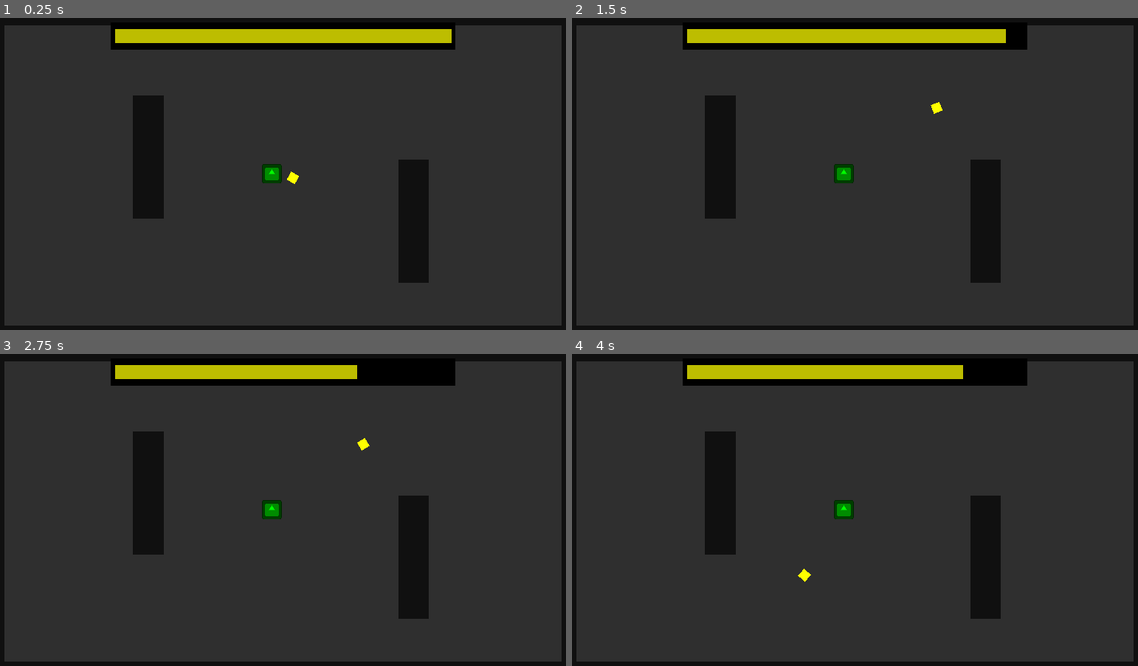
Above: before the commit, frames 1-4 (two rows, left to right).
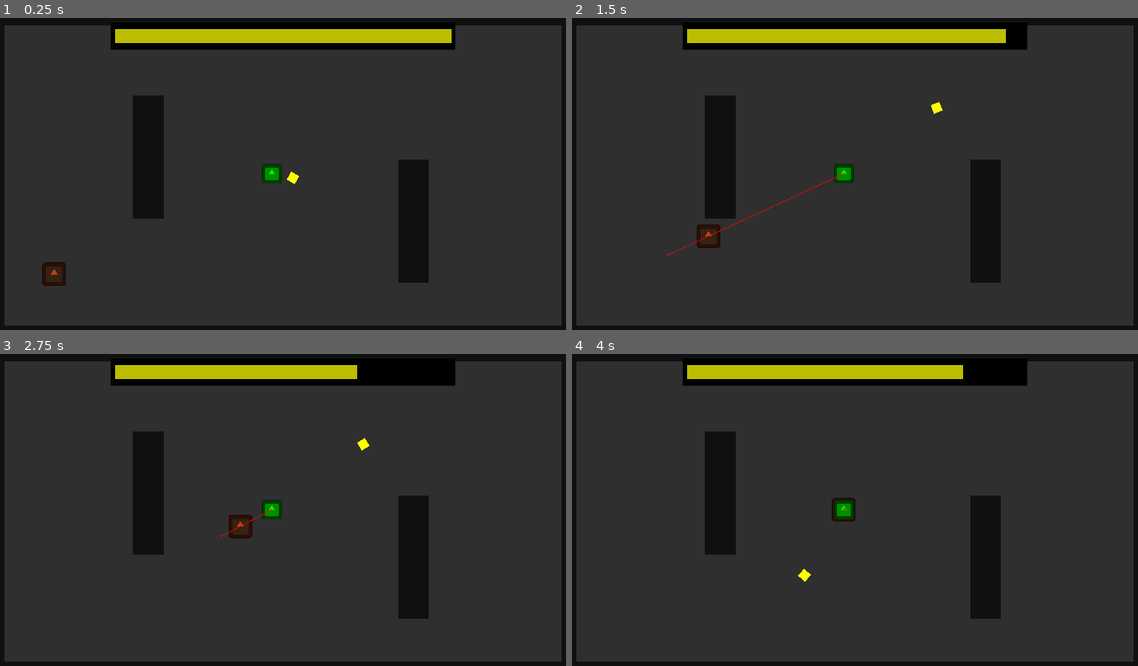
Above: after the commit, the same moments.

Repository: DeepRestGames/pirate-software-game-jam-16
Game: Godot game, scene res://Scenes/MainScene.tscn
The game is run twice, just before and just after one commit, with the same random seed, the same clock (stepped at 60 frames per second) and the same inputs. The engine's default icon, where the game draws it, is replaced by a stand-in: a white triangle on a blue panel in a dark square.
Inputs (mouse positions are in pixels of both pictures, inside the frame that each line leads up to):
- Up to frame 1 (0.25 s): no input
- Up to frame 2 (1.5 s): tap Enter at 0.5 s; move the mouse to (985, 158) at 0.52 s; hold Space (throw_boomerang) 0.53-1.28 s; move the mouse to (736, 192) at 1.27 s; tap Space (throw_boomerang) at 1.35 s
- Up to frame 3 (2.75 s): move the mouse to (339, 438) at 2.02 s; hold Space (throw_boomerang) from 2.03 s (still down)
- Up to frame 4 (4 s): move the mouse to (826, 578) at 2.77 s; release Space (throw_boomerang) at 2.78 s; tap Space (throw_boomerang) at 2.85 s; move the mouse to (1030, 563) at 3.52 s; hold Space (throw_boomerang) from 3.53 s (still down)

The runs differ from the first frame. In frame 1, 0.3% of the frame differs, in the area x 7-12%, y 78-86%; in frame 2, 0.4%, in the area x 16-49%, y 49-77%; in frame 3, 0.3%; in frame 4, 0.1%.

Commit message:
Added basic enemy that follow player

Diff:
--- /dev/null
+++ b/Scenes/EnemyBase.tscn
@@ -0,0 +1,34 @@
+[gd_scene load_steps=4 format=3 uid="uid://1jxgf3akb6ir"]
+
+[ext_resource type="Texture2D" uid="uid://vrfkmlq6h0im" path="res://icon.svg" id="1_4y8ww"]
+[ext_resource type="Script" path="res://Scripts/EnemyBase.gd" id="1_5dndt"]
+
+[sub_resource type="CircleShape2D" id="CircleShape2D_w56bn"]
+radius = 35.0
+
+[node name="EnemyBase" type="CharacterBody2D"]
+collision_layer = 4
+collision_mask = 10
+motion_mode = 1
+wall_min_slide_angle = 0.0
+script = ExtResource("1_5dndt")
+
+[node name="Sprite2D" type="Sprite2D" parent="."]
+modulate = Color(0.764706, 0.243137, 0.0941176, 1)
+scale = Vector2(0.6, 0.6)
+texture = ExtResource("1_4y8ww")
+
+[node name="CollisionShape2D" type="CollisionShape2D" parent="."]
+shape = SubResource("CircleShape2D_w56bn")
+
+[node name="NavigationAgent2D" type="NavigationAgent2D" parent="."]
+debug_enabled = true
+debug_use_custom = true
+debug_path_custom_color = Color(1, 0, 0, 1)
+debug_path_custom_line_width = 2.0
+
+[node name="PathCalculationTimer" type="Timer" parent="."]
+wait_time = 0.5
+autostart = true
+
+[connection signal="timeout" from="PathCalculationTimer" to="." method="_on_path_calculation_timer_timeout"]
--- a/Scenes/MainScene.tscn
+++ b/Scenes/MainScene.tscn
@@ -4,6 +4,7 @@
 [ext_resource type="PackedScene" uid="uid://blwtacw6rbdye" path="res://Scenes/MainCharacter.tscn" id="3_6x4vx"]
 [ext_resource type="PackedScene" uid="uid://dwmnwwfbcm0xb" path="res://Scenes/UI.tscn" id="3_cbco8"]
 [ext_resource type="PackedScene" uid="uid://b5p4evkgrownv" path="res://Scenes/Boomerang.tscn" id="4_xbjpj"]
+[ext_resource type="PackedScene" uid="uid://1jxgf3akb6ir" path="res://Scenes/EnemyBase.tscn" id="5_l3pjq"]
 
 [sub_resource type="NavigationPolygon" id="NavigationPolygon_41o6l"]
 vertices = PackedVector2Array(1061, 682, 1472, 801.992, -320, 801.992, 941, 682, 199, 473, 941, 262, 79, 473, -320, -154.992, 79, 53, 1472, -154.992, 199, 53, 1061, 262)
@@ -113,6 +114,11 @@
 modulate = Color(0.0648403, 0.0648403, 0.0648403, 1)
 mesh = SubResource("QuadMesh_sps2i")
 
+[node name="EnemySpawner" type="Node2D" parent="."]
+
+[node name="EnemyBase" parent="EnemySpawner" instance=ExtResource("5_l3pjq")]
+position = Vector2(-167, 644)
+
 [node name="Camera2D" type="Camera2D" parent="."]
 position = Vector2(576, 324)
 zoom = Vector2(0.6, 0.6)
--- /dev/null
+++ b/Scripts/EnemyBase.gd
@@ -0,0 +1,35 @@
+extends CharacterBody2D
+
+
+const MOVEMENT_SPEED: float = 300
+var main_character: MainCharacter
+
+@onready var navigation_agent = $NavigationAgent2D as NavigationAgent2D
+
+
+func _ready() -> void:
+	main_character = get_tree().get_first_node_in_group("MainCharacter")
+
+
+func _physics_process(delta: float) -> void:
+	var direction = to_local(navigation_agent.get_next_path_position()).normalized()
+	velocity = direction * MOVEMENT_SPEED
+
+	if move_and_slide():
+		for i in get_slide_collision_count():
+			var collision = get_slide_collision(i)
+
+			if collision.get_collider().is_in_group("Boomerang"):
+				take_damage()
+
+
+func take_damage():
+	queue_free()
+
+
+func make_path() -> void:
+	navigation_agent.target_position = main_character.global_position
+
+
+func _on_path_calculation_timer_timeout() -> void:
+	make_path()
